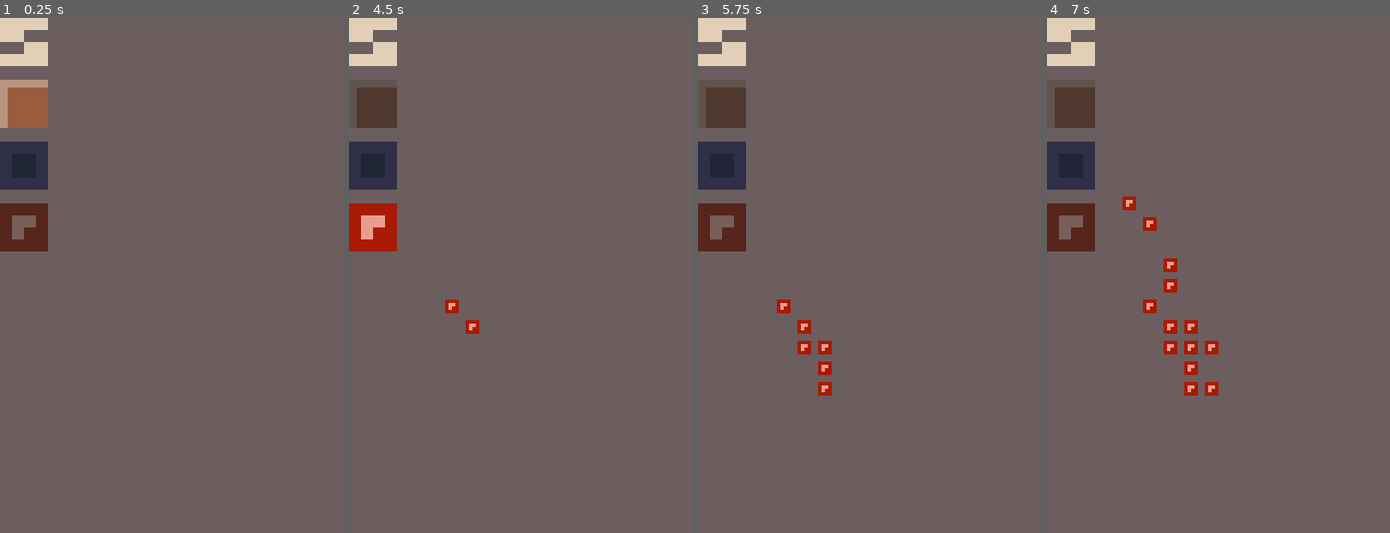
Above: before the commit, frames 1-4 (left to right).
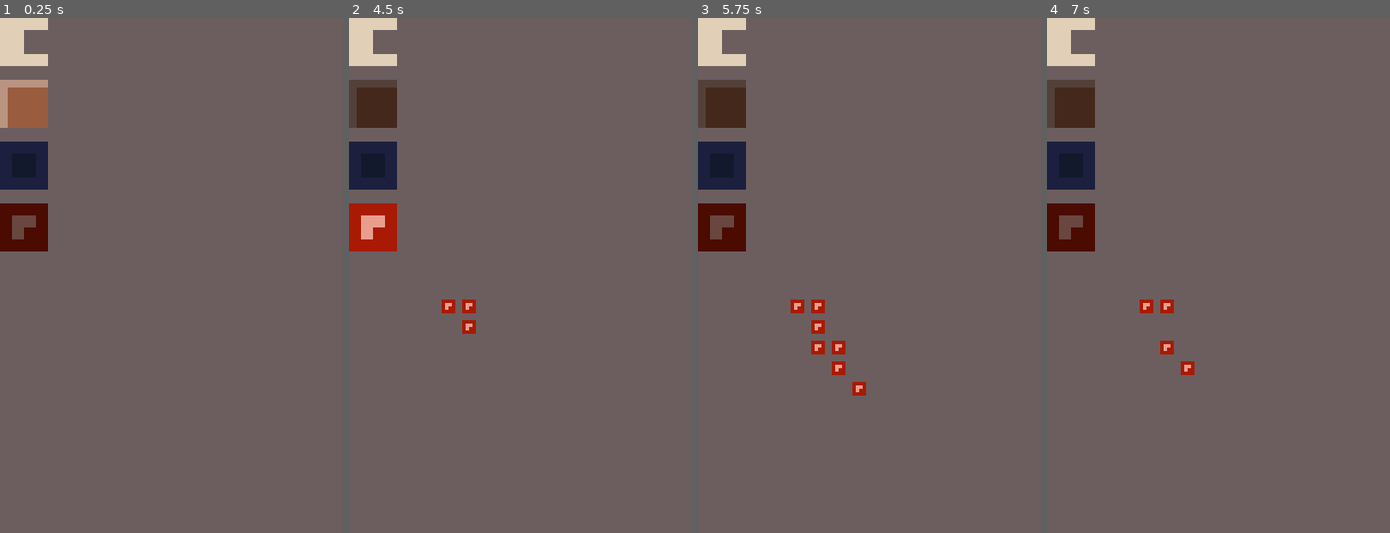
Above: after the commit, the same moments.

Repository: llesha/cells-helper
Game: Godot game, scene res://Main.tscn
Two runs of this game, one before a commit and one after it. Both use one fixed random seed, a clock stepped at 60 frames per second and the inputs below.
Inputs (mouse positions are in pixels of both pictures, inside the frame that each line leads up to; where the layout moved, square brackets give the same spot in the first picture):
- Up to frame 1 (0.25 s): no input
- Up to frame 2 (4.5 s): click (373, 43) [376, 43] at 0.5 s; click (373, 105) [376, 105] at 1.25 s; click (373, 167) [376, 167] at 2 s; click (373, 229) [376, 229] at 2.75 s; tap Enter at 3.5 s; move the mouse to (595, 249) at 3.52 s; hold D 3.53-4.25 s; tap Q at 3.6 s; click (595, 249) at 3.67 s; tap E at 3.8 s; tap Space at 4.25 s; drag from (451, 301) to (503, 378) at 4.27 s
- Up to frame 3 (5.75 s): tap Enter at 5 s; move the mouse to (903, 162) at 5.02 s; hold D from 5.03 s (still down); tap Q at 5.1 s; click (903, 162) at 5.17 s; tap E at 5.3 s
- Up to frame 4 (7 s): release D at 5.75 s; tap Space at 5.75 s; drag from (1201, 378) to (1115, 198) at 5.77 s; tap Enter at 6.5 s; move the mouse to (1321, 352) at 6.52 s; hold A from 6.53 s (still down); tap Q at 6.6 s; click (1321, 352) at 6.67 s; tap E at 6.8 s

The runs differ from the first frame. In frame 1, 1.6% of the frame differs, in the area x 0-14%, y 4-46%; in frame 2, 0.6%; in frame 3, 2.9%; in frame 4, 3.0%, in the area x 0-50%, y 4-74%.

Commit message:
added zoom with touchscreen

Diff:
--- /dev/null
+++ b/Camera2D.gd
@@ -0,0 +1,48 @@
+extends Camera2D
+
+export (NodePath) var target
+
+var target_return_enabled = true
+var target_return_rate = 0.02
+
+var zoom_sensitivity = 10
+var zoom_speed = 0.05
+
+var events = {}
+var last_drag_distance = 0
+
+func _process(delta):
+	if target and target_return_enabled and events.size() == 0:
+		position = lerp(position, get_node(target).position, target_return_rate)
+
+func _unnhandled_input(event):
+	if event is InputEventScreenTouch:
+		if event.pressed:
+			events[event.index] = event
+			if events.size() == 1:
+				var ps = 1 #_make_ps()
+				#_set_mode(ps)
+				get_parent().draw_cell(ps)
+		else:
+			events.erase(event.index)
+	elif event is InputEventScreenDrag:
+		events[event.index] = event
+		if events.size() == 1:
+			print("A")
+#			if _is_none():
+#				position -= event.relative.rotated(rotation) * zoom.x
+#			else:
+#				var ps = _make_ps()
+#				_set_mode(ps)
+#				get_parent().draw_cell(ps)
+		elif events.size() == 2:
+			var drag_distance = events[0].position.distance_to(events[1].position)
+			if abs(drag_distance - last_drag_distance) > zoom_sensitivity:
+				var new_zoom = (1 + zoom_speed) if drag_distance < last_drag_distance else (1 - zoom_speed)
+				#_clamp_zoom(new_zoom)
+				last_drag_distance = drag_distance
+#	elif event is InputEventMouseButton and event.button_index == BUTTON_WHEEL_UP:
+#		_clamp_zoom(1 / 1.1)
+#	elif event is InputEventMouseButton and event.button_index == BUTTON_WHEEL_DOWN:
+#		_clamp_zoom(1.1)
+	pass
--- a/Main.gd
+++ b/Main.gd
@@ -1,15 +1,4 @@
 extends Control
-
-var _previousPosition: Vector2 = Vector2(0, 0)
-var _moveCamera: bool = false
-var children = []
-var type = cell.WALL
-onready var buttons = [\
-	[$CanvasLayer/VB/Wall, cell.WALL],
-	[$CanvasLayer/VB/Box, cell.BOX], \
-	[$CanvasLayer/VB/Player, cell.PLAYER]]
-var processing = false
-var mode = false
 
 enum cell {
 	WALL,
@@ -18,49 +7,55 @@
 	PLAYER
 }
 
-func _ready() -> void:
-	pass # Replace with function body.
+onready var buttons = [\
+	[$CanvasLayer/VB/Wall, cell.WALL],
+	[$CanvasLayer/VB/Box, cell.BOX], \
+	[$CanvasLayer/VB/Player, cell.PLAYER]]
+
+var type = cell.WALL
+var _moveCamera: bool = false
+var processing = false
+var mode = false
+
+var min_zoom = 0.3
+var max_zoom = 2.75
+var zoom_sensitivity = 10
+var zoom_speed = 0.05
+
+var _previousPosition: Vector2 = Vector2(0, 0)
+var events = {}
+var last_drag_distance = 0
 
 func _unhandled_input(event):
-	if event is InputEventMouseButton and event.button_index == BUTTON_LEFT:
-		if event.pressed:
-			_previousPosition = event.position
-			_moveCamera = true
-		else:
-			_moveCamera = false
-	elif event is InputEventMouseMotion and _moveCamera and type == cell.NONE:
-		$Camera2D.position += (_previousPosition - event.position)*$Camera2D.zoom
-		_previousPosition = event.position
-	elif event is InputEventMouseButton and event.button_index == BUTTON_WHEEL_UP:
+	if event is InputEventMouseButton and event.button_index == BUTTON_WHEEL_UP:
 		$Camera2D.zoom /= 1.1
 	elif event is InputEventMouseButton and event.button_index == BUTTON_WHEEL_DOWN:
 		$Camera2D.zoom *= 1.1
 	elif(event is InputEventScreenTouch and event.pressed):
+		_moveCamera = true
+		_previousPosition = event.position
+		events[event.index] = event
 		if type != cell.NONE:
 			var ps = _make_ps()
 			if type == cell.WALL:
-				mode = $TileMap.get_cell(ps.x,ps.y) != 1 # TODO
+				mode = $TileMap.get_cell(ps.x,ps.y) == -1
 			else:
-				mode = $WallMap.get_cell(ps.x,ps.y) != 1
+				mode = $WallMap.get_cell(ps.x,ps.y) == -1
 			draw_cell(ps)
-	elif event is InputEventScreenTouch:
-		print($TileMap.get_used_rect())
 	elif event is InputEventScreenDrag:
-		var ps = _make_ps()
-		draw_cell(ps)
-	elif event is InputEventKey:
-		if event.pressed and event.scancode == KEY_A:
-			$Camera2D.position.x -= 5
-		if event.pressed and event.scancode == KEY_D:
-			$Camera2D.position.x += 5
-		if event.pressed and event.scancode == KEY_W:
-			$Camera2D.position.y -= 5
-		if event.pressed and event.scancode == KEY_S:
-			$Camera2D.position.y += 5
-		if event.pressed and event.scancode == KEY_Q:
-			$Camera2D.zoom *= 1.1
-		if event.pressed and event.scancode == KEY_E:
-			$Camera2D.zoom /= 1.1
+		if events.size() == 1:
+			if _moveCamera and _is_none():
+				$Camera2D.position += (_previousPosition - event.position)*$Camera2D.zoom
+				_previousPosition = event.position
+			else:
+				var ps = _make_ps()
+				draw_cell(ps)
+		elif events.size() == 2:
+			var drag_distance = events[0].position.distance_to(events[1].position)
+			if abs(drag_distance - last_drag_distance) > zoom_sensitivity:
+				var new_zoom = (1 + zoom_speed) if drag_distance < last_drag_distance else (1 - zoom_speed)
+				_clamp_zoom(new_zoom)
+				last_drag_distance = drag_distance
 
 func _make_ps():
 	return ((get_global_mouse_position()- Vector2(3,3))/6).round()
@@ -73,8 +68,31 @@
 	elif type == cell.PLAYER:
 		$WallMap.set_cell(ps.x, ps.y, 0 if mode else -1)
 
+func _clamp_zoom(new_zoom):
+	new_zoom = clamp($Camera2D.zoom.x * new_zoom, min_zoom, max_zoom)
+	$Camera2D.zoom = Vector2.ONE * new_zoom
+
+func _is_none() -> bool:
+	return type == cell.NONE
+
+func _is_wall() -> bool:
+	return type == cell.WALL
+
+func _is_box() -> bool:
+	return type == cell.BOX
+
+func _is_player() -> bool:
+	return type == cell.PLAYER
+
+func _set_mode(ps):
+	if _is_wall():
+		get_parent().mode = get_parent().get_node("TileMap").get_cell(ps.x,ps.y) != 1
+	else:
+		get_parent().mode = get_parent().get_node("TileMap").get_cell(ps.x,ps.y) != 1
+
 func _on_Settings_toggled(button_pressed: bool) -> void:
-	pass
+	$TileMap.clear()
+	$WallMap.clear()
 
 func _change_sprite(sprite: AtlasTexture, is_pressed: bool, new_type: int):
 	var pos = sprite.region.position
@@ -93,12 +111,10 @@
 		type = cell.NONE
 	elif !is_pressed:
 		type = new_type
-	#print(cell.keys()[type], cell.keys())
 
 func _on_Wall_toggled(button_pressed: bool) -> void:
 	if !processing:
 		processing = true
-		#print("Wall")
 		_change_sprite($CanvasLayer/VB/Wall.icon, button_pressed, cell.WALL)
 		processing = false
 
@@ -106,13 +122,11 @@
 func _on_Box_toggled(button_pressed: bool) -> void:
 	if !processing:
 		processing = true
-		#print("Box")
 		_change_sprite($CanvasLayer/VB/Box.icon, button_pressed, cell.BOX)
 		processing = false
 
 func _on_Player_toggled(button_pressed: bool) -> void:
 	if !processing:
 		processing = true
-		#print("Player")
 		_change_sprite($CanvasLayer/VB/Player.icon, button_pressed, cell.PLAYER)
 		processing = false
--- a/Main.tscn
+++ b/Main.tscn
@@ -1,24 +1,25 @@
-[gd_scene load_steps=10 format=2]
+[gd_scene load_steps=11 format=2]
 
 [ext_resource path="res://tiles.tres" type="TileSet" id=1]
 [ext_resource path="res://Main.gd" type="Script" id=2]
 [ext_resource path="res://cells.png" type="Texture" id=3]
 [ext_resource path="res://theme.tres" type="Theme" id=4]
 [ext_resource path="res://box_set.tres" type="TileSet" id=5]
+[ext_resource path="res://Camera2D.gd" type="Script" id=6]
 
-[sub_resource type="AtlasTexture" id=6]
+[sub_resource type="AtlasTexture" id=1]
 atlas = ExtResource( 3 )
 region = Rect2( 5, 12, 4, 4 )
 
-[sub_resource type="AtlasTexture" id=4]
+[sub_resource type="AtlasTexture" id=2]
 atlas = ExtResource( 3 )
 region = Rect2( 10, 0, 6, 6 )
 
-[sub_resource type="AtlasTexture" id=5]
+[sub_resource type="AtlasTexture" id=3]
 atlas = ExtResource( 3 )
 region = Rect2( 22, 0, 4, 4 )
 
-[sub_resource type="AtlasTexture" id=3]
+[sub_resource type="AtlasTexture" id=4]
 atlas = ExtResource( 3 )
 region = Rect2( 17, 0, 4, 4 )
 
@@ -35,11 +36,12 @@
 
 [node name="Camera2D" type="Camera2D" parent="."]
 current = true
+script = ExtResource( 6 )
 
 [node name="CanvasLayer" type="CanvasLayer" parent="."]
 
 [node name="VB" type="VBoxContainer" parent="CanvasLayer"]
-margin_right = 17.0
+margin_right = 14.0
 margin_bottom = 73.0
 size_flags_horizontal = 3
 size_flags_vertical = 3
@@ -48,25 +50,25 @@
 }
 
 [node name="Settings" type="Button" parent="CanvasLayer/VB"]
-margin_right = 17.0
+margin_right = 14.0
 margin_bottom = 14.0
 rect_pivot_offset = Vector2( -93.9456, 13.3492 )
 size_flags_horizontal = 3
 theme = ExtResource( 4 )
 toggle_mode = true
-icon = SubResource( 6 )
+icon = SubResource( 1 )
 flat = true
 expand_icon = true
 
 [node name="Wall" type="Button" parent="CanvasLayer/VB"]
 margin_top = 18.0
-margin_right = 17.0
+margin_right = 14.0
 margin_bottom = 32.0
 rect_pivot_offset = Vector2( -93.9456, 13.3492 )
 size_flags_horizontal = 3
 theme = ExtResource( 4 )
 toggle_mode = true
-icon = SubResource( 4 )
+icon = SubResource( 2 )
 flat = true
 expand_icon = true
 __meta__ = {
@@ -75,27 +77,27 @@
 
 [node name="Box" type="Button" parent="CanvasLayer/VB"]
 margin_top = 36.0
-margin_right = 17.0
+margin_right = 14.0
 margin_bottom = 50.0
 rect_pivot_offset = Vector2( -93.9456, 13.3492 )
 size_flags_horizontal = 3
 theme = ExtResource( 4 )
 toggle_mode = true
 pressed = true
-icon = SubResource( 5 )
+icon = SubResource( 3 )
 flat = true
 expand_icon = true
 
 [node name="Player" type="Button" parent="CanvasLayer/VB"]
 margin_top = 54.0
-margin_right = 17.0
+margin_right = 14.0
 margin_bottom = 68.0
 rect_pivot_offset = Vector2( -93.9456, 13.3492 )
 size_flags_horizontal = 3
 theme = ExtResource( 4 )
 toggle_mode = true
 pressed = true
-icon = SubResource( 3 )
+icon = SubResource( 4 )
 flat = true
 expand_icon = true
 __meta__ = {
--- /dev/null
+++ b/font.tres
@@ -0,0 +1,6 @@
+[gd_resource type="DynamicFont" load_steps=2 format=2]
+
+[ext_resource path="res://FiraCode-Medium.ttf" type="DynamicFontData" id=1]
+
+[resource]
+font_data = ExtResource( 1 )
Not shown, changed: .mono/metadata/ide_messaging_meta.txt
Binary file added: FiraCode-Medium.ttf
Binary file changed: cells.png
Not shown: 2 places in theme.tres that only renumber resources
Not shown, changed: .build/html/index.html
Not shown, changed: .build/html/index.pck
